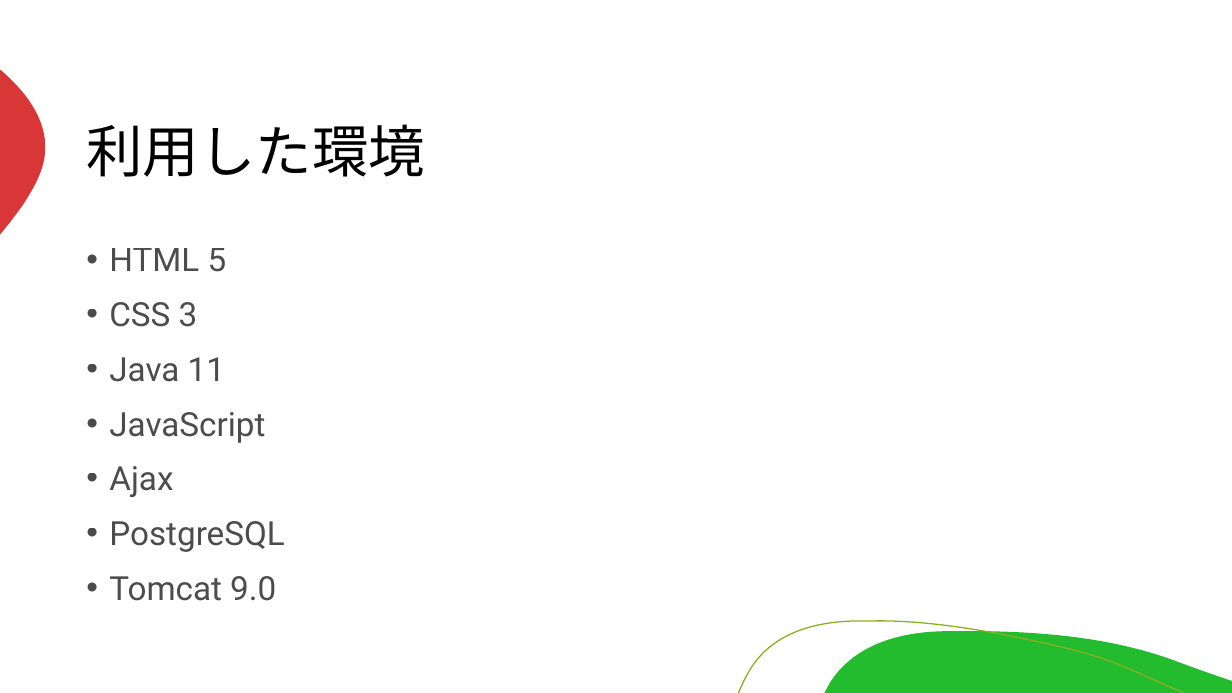
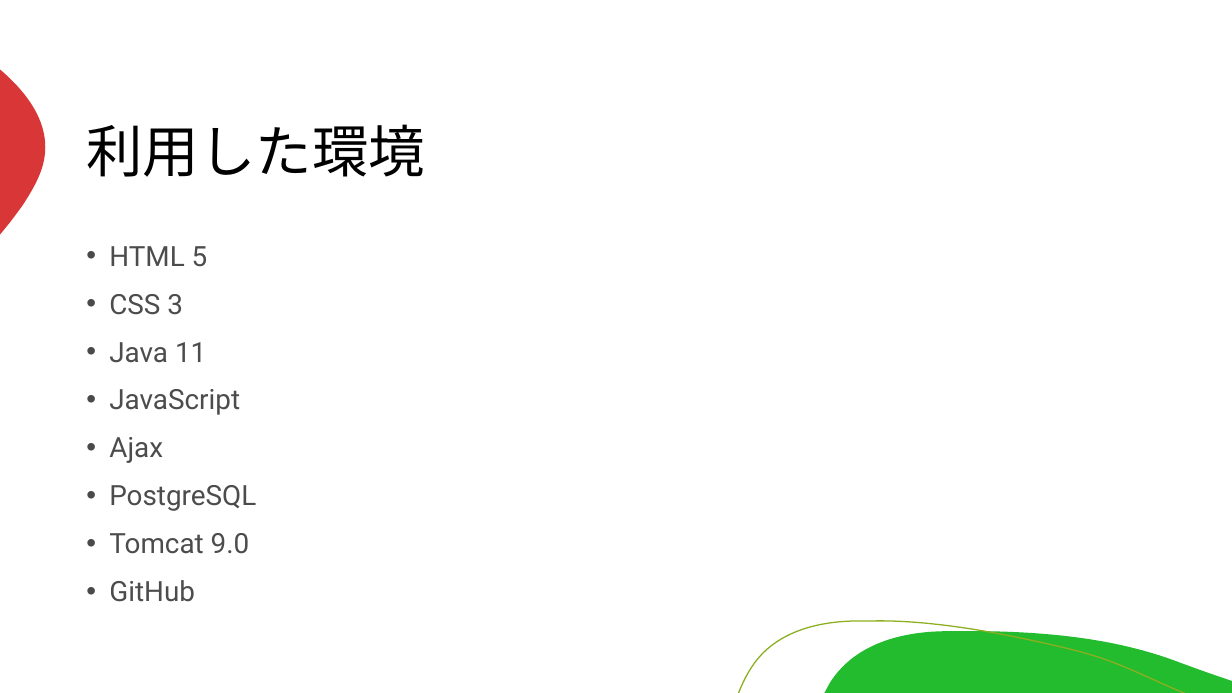
Before and after one commit to miyagiryusei/Excel, a slide deck: slide 4 of 発表資料.pptx. Drawn at 1232x693 pixels with LibreOffice and Linux fonts; fonts in the diff are those of the drawing. Boxes give left, top, right and bottom in pixels: in the first picture for what was removed or moved away, otherwise in the second. Text is boxed around its words. In the diff, an @@ line names an element or a change of style, - is before the commit and + after.

Commit message:
発表資料編集

```diff
--- a/発表資料.pptx
+++ b/発表資料.pptx
@@ text at (x1=109, y1=246, x2=256, y2=554): size 25.9 to 21.7 pt in "HTML 5", "CSS 3", "Java 11", "JavaScript" and 3 more places @@
@@ text at (x1=109, y1=580, x2=195, y2=602): paragraph added @@
+• GitHub
```
